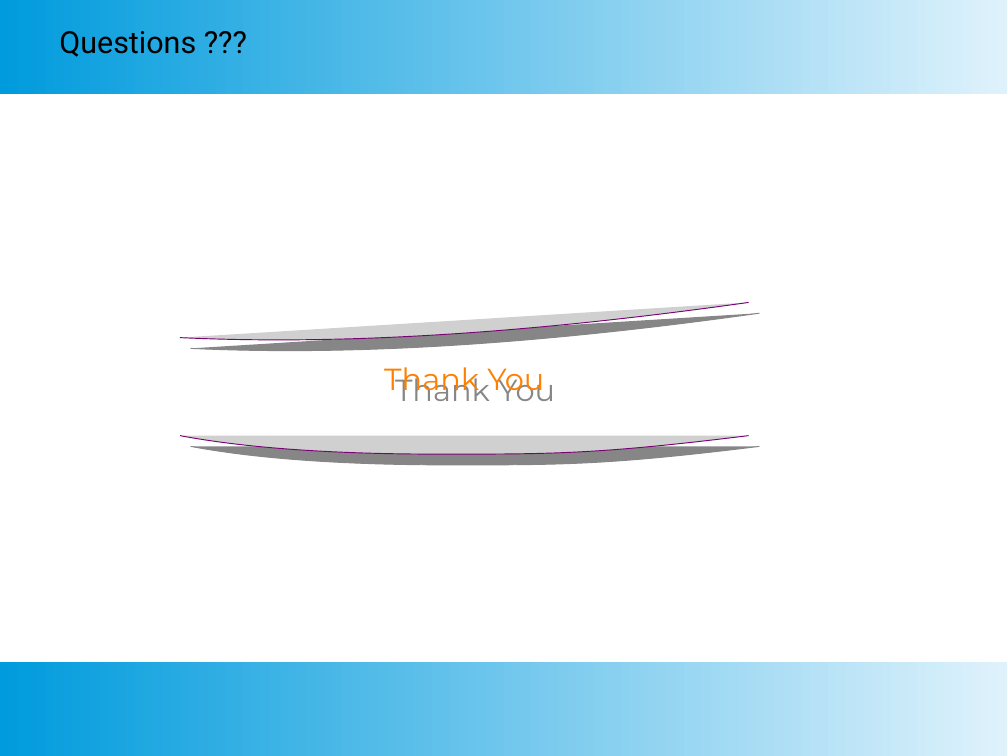
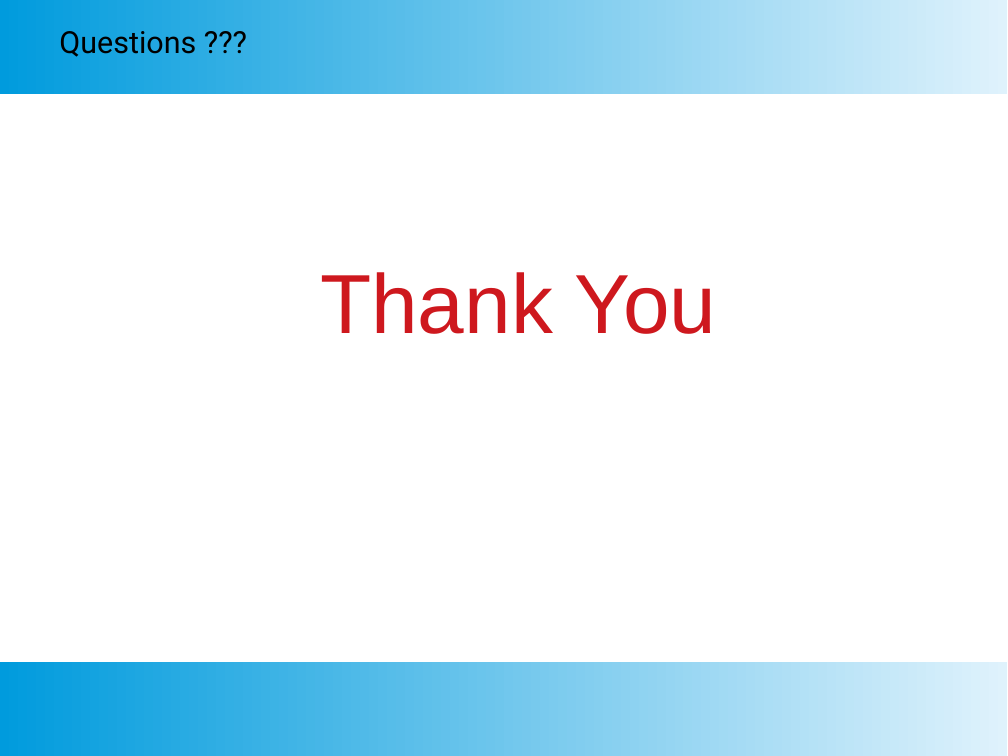
Before and after one commit to SubhajitCode/Seminar, a slide deck: slide 40 of Seminar 02/Seminar 2.pptx (slide 39 before the commit). Drawn at 1008x756 pixels with LibreOffice and Linux fonts; fonts in the diff are those of the drawing; grey boxes stand for pictures. Boxes give left, top, right and bottom in pixels: in the first picture for what was removed or moved away, otherwise in the second. Text is boxed around its words. In the diff, an @@ line names an element or a change of style, - is before the commit and + after.

```diff
--- a/Seminar 02/Seminar 2.pptx
+++ b/Seminar 02/Seminar 2.pptx
@@ text added at (320, 272, 716, 334), 66 pt, text #CE181E @@
+Thank You
@@ picture removed at (180, 303, 749, 455) @@
-Thank You
```
Also in this commit, not shown: 25 other slides changed, 1 slide added, 8 other files.
